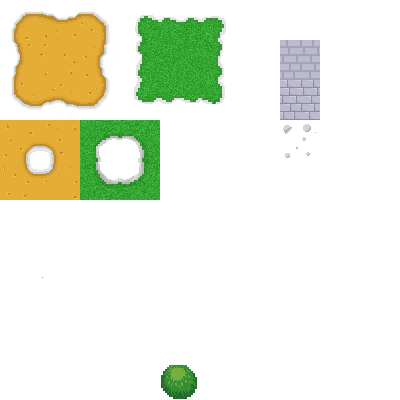
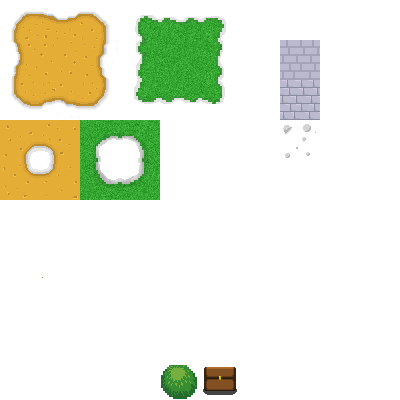
Layers edited between the first and the second 400x400 image:
added layer "Layer 8" above "Layer 7" over [204, 367, 236, 391]
added layer "Layer 7" above "Layer 6" over [207, 367, 233, 389]
added layer "Layer 6" above "Layer 5" over [204, 367, 236, 391]
added layer "Layer 9" above "Layer 4" over [203, 389, 237, 395]
